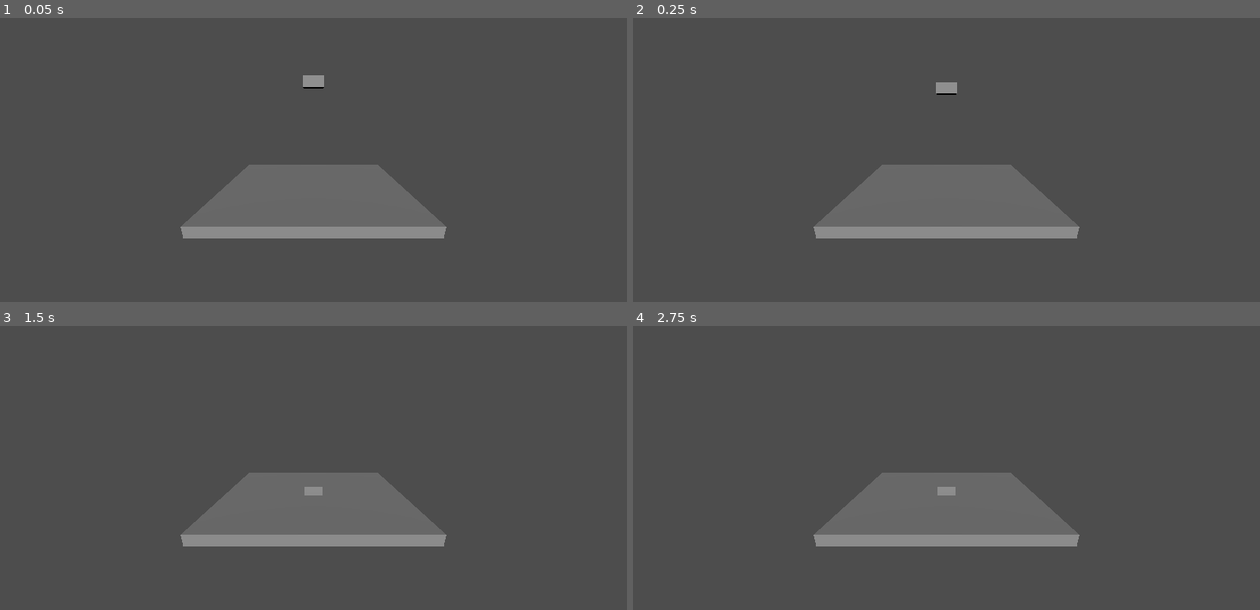
Above: before the commit, frames 1-4 (two rows, left to right).
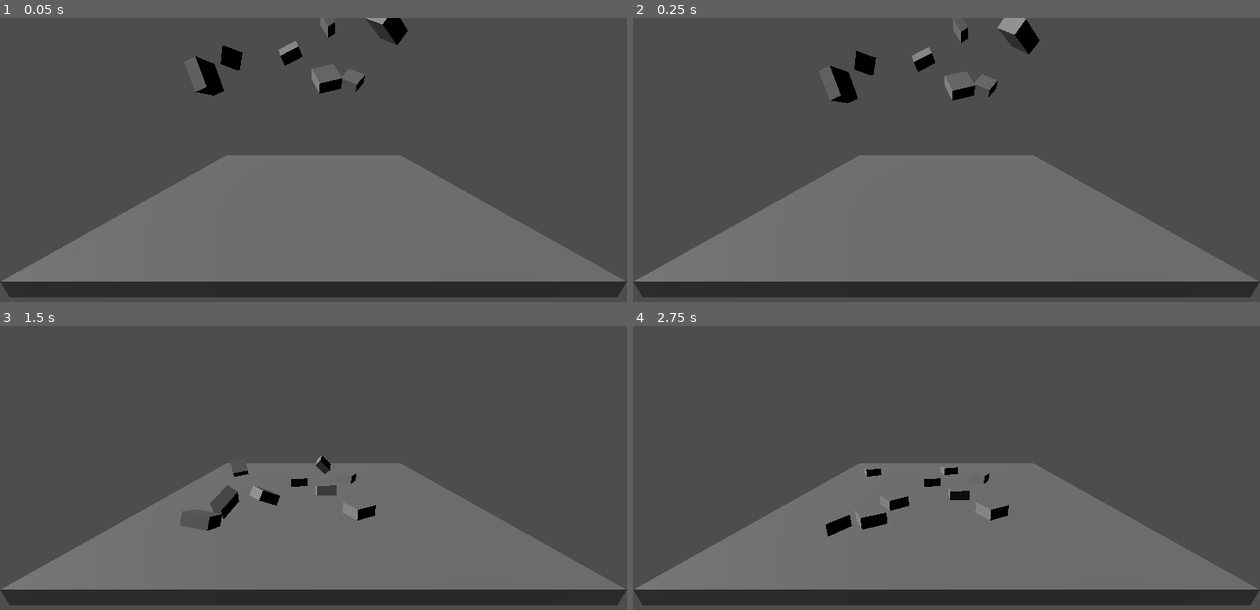
Above: after the commit, the same moments.

Repository: IsaiahMurray/3D-Platformer-Tutorial
Game: Godot game, scene res://scenes/level_1.tscn
Two runs of this game, one before a commit and one after it. Both use one fixed random seed, a clock stepped at 60 frames per second and the inputs below.
Inputs:
- Up to frame 1 (0.05 s): no input
- Up to frame 2 (0.25 s): no input
- Up to frame 3 (1.5 s): no input
- Up to frame 4 (2.75 s): no input

The runs differ from the first frame. In frame 1, 29% of the frame differs, in the area x 0-100%, y 0-99%; in frame 2, 29%; in frame 3, 28%; in frame 4, 28%.

Commit message:
Made more falling blocks and expanded floor

Diff:
--- a/3d-platformer-tutorial/scenes/level_1.tscn
+++ b/3d-platformer-tutorial/scenes/level_1.tscn
@@ -14,10 +14,10 @@
 transform = Transform3D(1, 0, 0, 0, 0.934372, 0.356298, 0, -0.356298, 0.934372, 0, 4.22652, 12.6313)
 
 [node name="DirectionalLight3D" type="DirectionalLight3D" parent="."]
-transform = Transform3D(1, 0, 0, 0, 0.882554, 0.470211, 0, -0.470211, 0.882554, 0, 8.67336, 0)
+transform = Transform3D(0.0830993, 0.513125, -0.854282, -0.00425761, 0.857422, 0.514597, 0.996532, -0.0391255, 0.0734358, -14.1993, 13.8174, 0)
 
 [node name="Floor" type="StaticBody3D" parent="."]
-transform = Transform3D(1, 0, 0, 0, 1, 0, 0, 0, 1, 0, -0.25, 0)
+transform = Transform3D(1.57438, 0, 0, 0, 1, 0, 0, 0, 1.60515, 0, -0.139218, 0)
 metadata/_edit_group_ = true
 
 [node name="MeshInstance3D" type="MeshInstance3D" parent="Floor"]
@@ -26,5 +26,31 @@
 [node name="CollisionShape3D" type="CollisionShape3D" parent="Floor"]
 shape = SubResource("BoxShape3D_xxwgp")
 
-[node name="Block" parent="." instance=ExtResource("1_cewtq")]
-transform = Transform3D(1, 0, 0, 0, 1, 0, 0, 0, 1, 0, 5.35289, 0)
+[node name="FallingBlocks" type="Node3D" parent="."]
+
+[node name="Block" parent="FallingBlocks" instance=ExtResource("1_cewtq")]
+transform = Transform3D(0.437172, 0.631898, 0.639989, -0.822372, 0.568949, 0, -0.364121, -0.526309, 0.768384, -2.16433, 8.69854, 1.98282)
+
+[node name="Block2" parent="FallingBlocks" instance=ExtResource("1_cewtq")]
+transform = Transform3D(0.914148, -0.356397, 0.19317, 0.405381, 0.803688, -0.435605, 0, 0.476514, 0.879167, -1.19341, 6.80563, -1.0065)
+
+[node name="Block6" parent="FallingBlocks" instance=ExtResource("1_cewtq")]
+transform = Transform3D(-0.408448, 0.585545, 0.70022, 0.405381, 0.803688, -0.435605, -0.817825, 0.105934, -0.565633, 2.43826, 6.80563, 3.42243)
+
+[node name="Block5" parent="FallingBlocks" instance=ExtResource("1_cewtq")]
+transform = Transform3D(-0.243803, -0.924557, 0.29284, 0.0752379, -0.319072, -0.944739, 0.966902, -0.208298, 0.147352, -3.93722, 5.22534, 3.31006)
+
+[node name="Block3" parent="FallingBlocks" instance=ExtResource("1_cewtq")]
+transform = Transform3D(0.945103, 0, 0.326773, 0.216295, 0.74958, -0.625577, -0.244942, 0.661914, 0.70843, 0.565655, 5.35289, 1.63306)
+
+[node name="Block8" parent="FallingBlocks" instance=ExtResource("1_cewtq")]
+transform = Transform3D(0.0639305, -0.86162, -0.503512, -0.371656, -0.488806, 0.789266, -0.926167, 0.136675, -0.351476, 0.880225, 9.08412, -4.58785)
+
+[node name="Block9" parent="FallingBlocks" instance=ExtResource("1_cewtq")]
+transform = Transform3D(0.945103, 1.24759e-08, 0.326773, -0.3194, 0.211222, 0.92378, -0.0690217, -0.977438, 0.199627, -4.81261, 6.91545, -2.83592)
+
+[node name="Block7" parent="FallingBlocks" instance=ExtResource("1_cewtq")]
+transform = Transform3D(0.945103, 0, 0.326773, 0.216295, 0.74958, -0.625577, -0.244942, 0.661914, 0.70843, -4.18611, 7.49525, 5.50355)
+
+[node name="Block4" parent="FallingBlocks" instance=ExtResource("1_cewtq")]
+transform = Transform3D(0.842744, 0, -0.538315, -0.340995, 0.773785, -0.533835, 0.41654, 0.633448, 0.652102, 2.14297, 5.57795, -1.47006)
